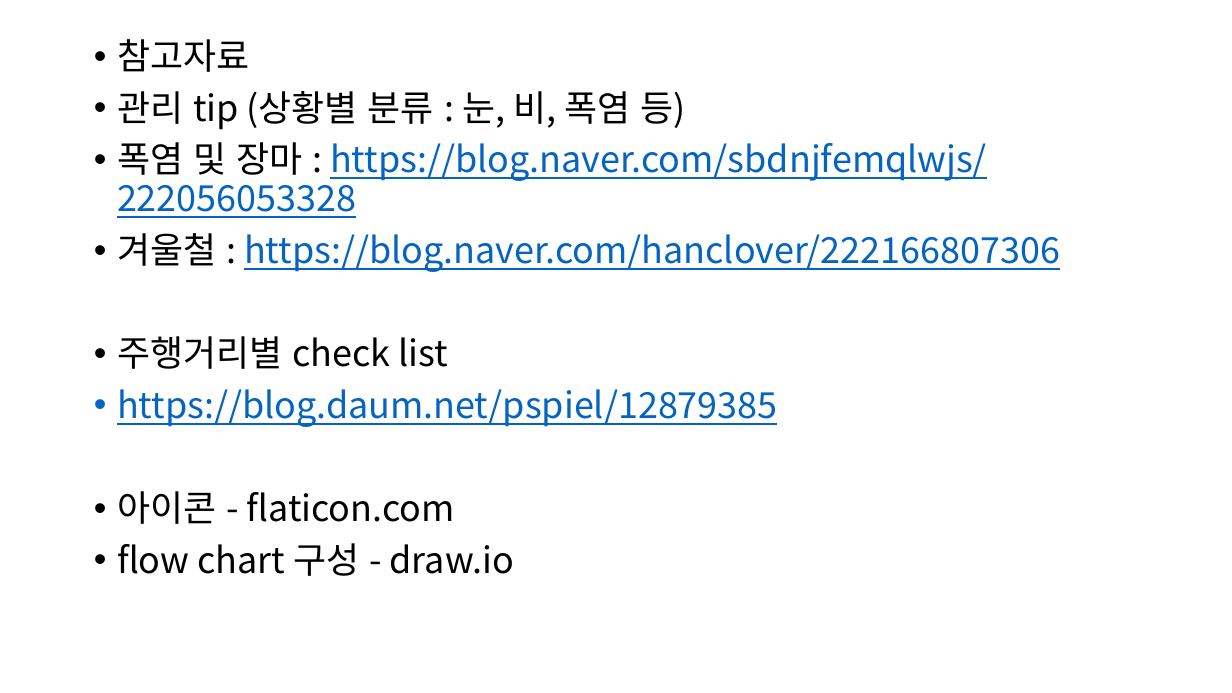
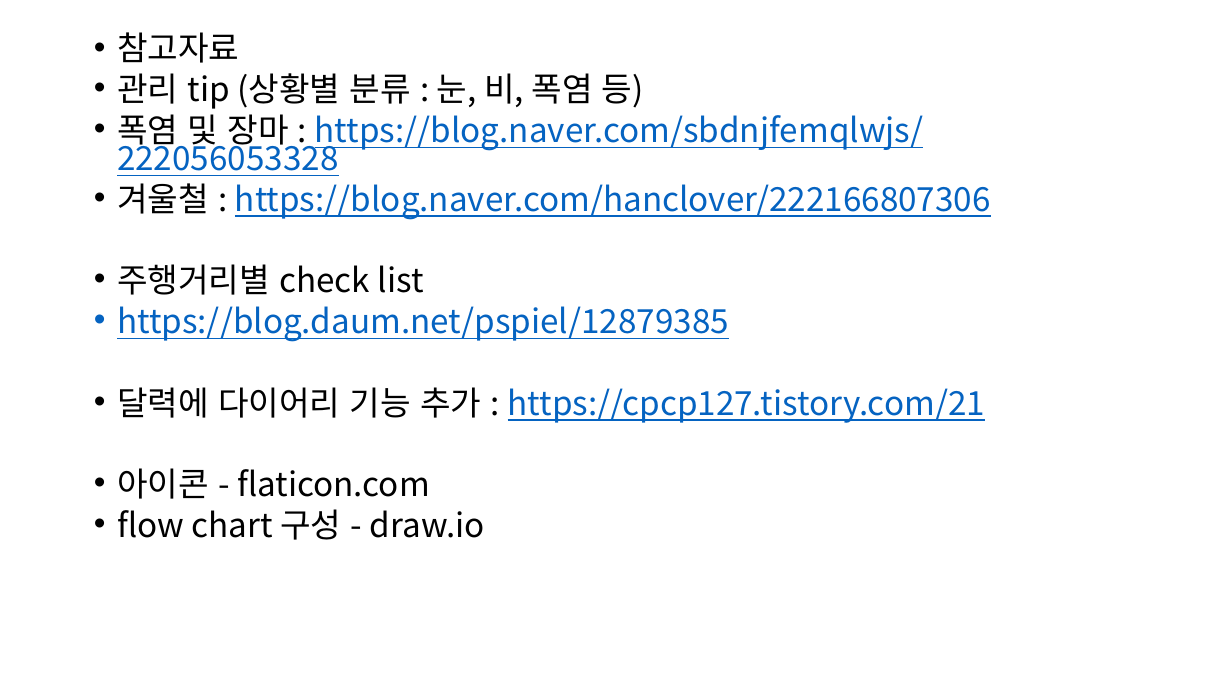
Before and after one commit to ChaeSung-Lee/DJ_InternShip, a slide deck: slide 11 of 2021_Summer/jp.hong/Project_BnC_jph.pptx. Drawn at 1232x693 pixels with LibreOffice and Linux fonts; fonts in the diff are those of the drawing. Boxes give left, top, right and bottom in pixels: in the first picture for what was removed or moved away, otherwise in the second. Text is boxed around its words. In the diff, an @@ line names an element or a change of style, - is before the commit and + after.

```diff
--- a/2021_Summer/jp.hong/Project_BnC_jph.pptx
+++ b/2021_Summer/jp.hong/Project_BnC_jph.pptx
@@ text at box(117, 32, 991, 540): size 28 to 25.9 pt in "참고자료", "관리 tip (상황별 분류 : 눈, 비, ...", "폭염 및 장마 : https://blog.naver.com/sbdnjfemqlwjs/222056053328", "겨울철 : https://blog.naver.com/hanclover/222166807306" and 4 more places; line spacing 0.9 to 0.7 @@
@@ text at box(117, 387, 985, 423): paragraph added @@
+• 달력에 다이어리 기능 추가 : https://cpcp127.tistory.com/21
```
Also in this commit, not shown: 6 other slides changed, 4 slides added.
